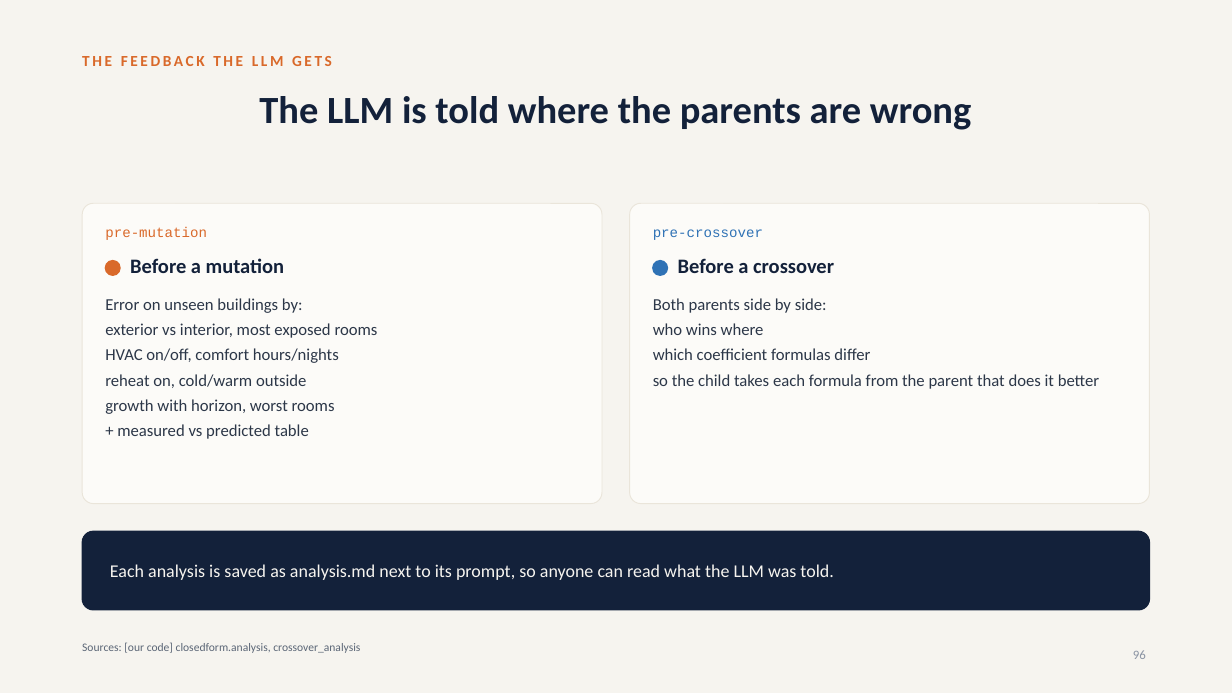
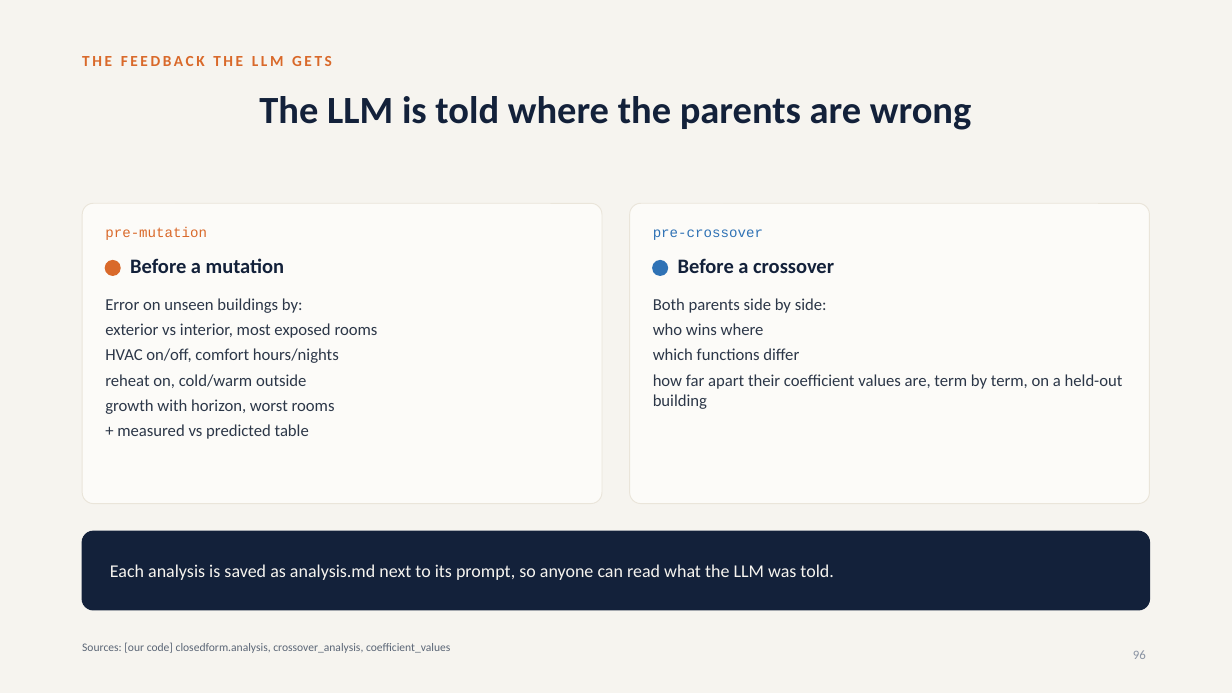
Before and after one commit to srivathsanb14/working-code, a slide deck: slide 96 of docs/One_Controller_for_Every_Building.pptx. Drawn at 1232x693 pixels with LibreOffice and Linux fonts; fonts in the diff are those of the drawing. Boxes give left, top, right and bottom in pixels: in the first picture for what was removed or moved away, otherwise in the second. Text is boxed around its words. In the diff, an @@ line names an element or a change of style, - is before the commit and + after.

```diff
--- a/docs/One_Controller_for_Every_Building.pptx
+++ b/docs/One_Controller_for_Every_Building.pptx
@@ text at (653, 348, 1123, 409): text changed @@
-which coefficient formulas differ
-so the child takes each formula from the parent that does it better
+which functions differ
+how far apart their coefficient values are, term by term, on a held-out building
@@ text at (82, 642, 450, 653): text changed @@
-Sources: [our code] closedform.analysis, crossover_analysis
+Sources: [our code] closedform.analysis, crossover_analysis, coefficient_values
```
Also in this commit, not shown: 15 other slides changed, 1 slide added, 54 other files.
